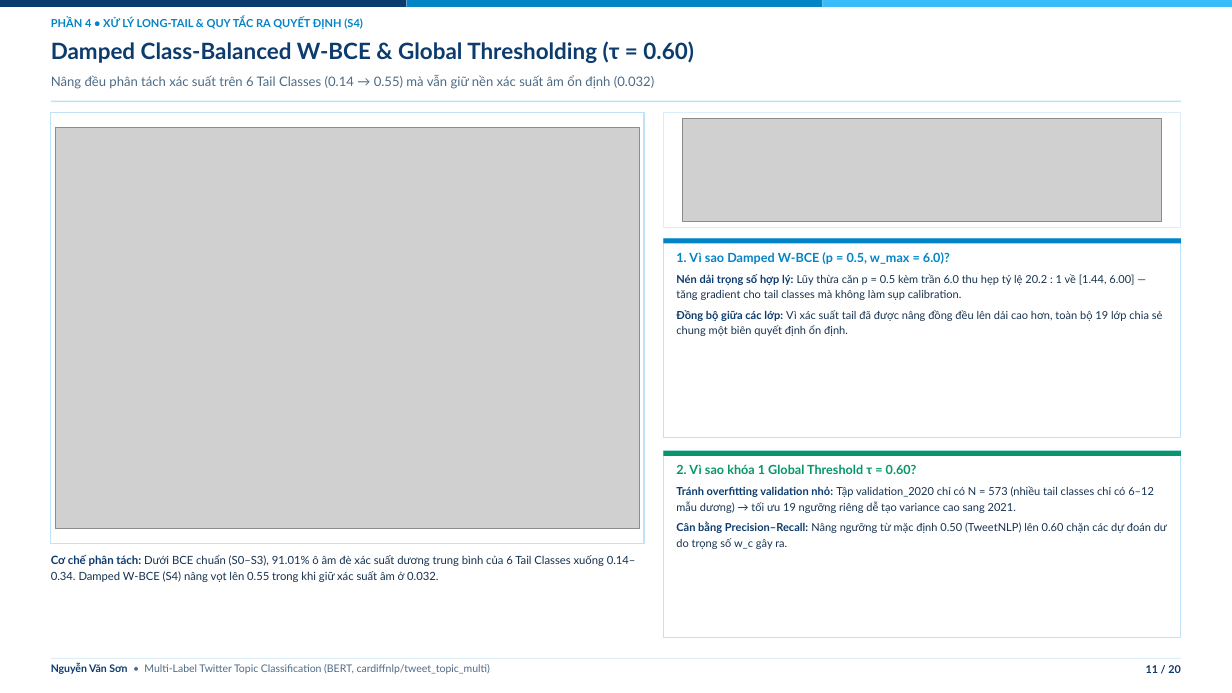
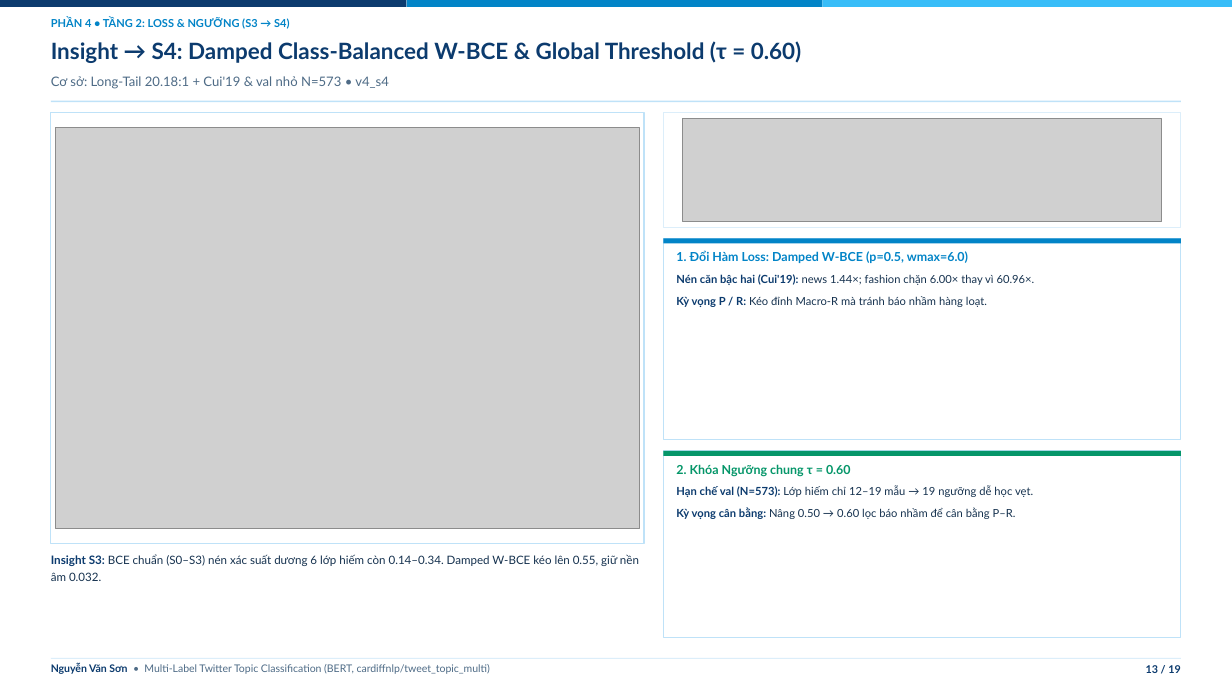
Before and after one commit to cakho6179/tweet_topic_benchmark, a slide deck: slide 13 of presentation/tweet_topic_bert_evaluation.pptx (slide 11 before the commit). Drawn at 1232x693 pixels with LibreOffice and Linux fonts; fonts in the diff are those of the drawing; grey boxes stand for pictures; background and template pictures are left out. Boxes give left, top, right and bottom in pixels: in the first picture for what was removed or moved away, otherwise in the second. Text is boxed around its words. In the diff, an @@ line names an element or a change of style, - is before the commit and + after.

```diff
--- a/presentation/tweet_topic_bert_evaluation.pptx
+++ b/presentation/tweet_topic_bert_evaluation.pptx
@@ text at [51,18,289,29]: text changed @@
-PHẦN 4 • XỬ LÝ LONG-TAIL & QUY TẮC RA QUYẾT ĐỊNH (S4)
+PHẦN 4 • TẦNG 2: LOSS & NGƯỠNG (S3 → S4)
@@ text at [51,41,802,63]: text changed @@
-Damped Class-Balanced W-BCE & Global Thresholding (τ = 0.60)
+Insight → S4: Damped Class-Balanced W-BCE & Global Threshold (τ = 0.60)
@@ text at [51,76,389,89]: text changed @@
-Nâng đều phân tách xác suất trên 6 Tail Classes (0.14 → 0.55) mà vẫn giữ nền xác suất âm ổn định (0.032)
+Cơ sở: Long-Tail 20.18:1 + Cui'19 & val nhỏ N=573 • v4_s4
@@ text at [676,251,1035,307]: text changed; size 8.6 to 8.7 pt @@
-1. Vì sao Damped W-BCE (p = 0.5, w_max = 6.0)?
-Nén dải trọng số hợp lý: Lũy thừa căn p = 0.5 kèm trần 6.0 thu hẹp tỷ lệ 20.2 : 1 về [1.44, 6.00] — tăng gradient cho tail classes mà không làm sụp calibration.
-Đồng bộ giữa các lớp: Vì xác suất tail đã được nâng đồng đều lên dải cao hơn, toàn bộ 19 lớp chia sẻ chung một biên quyết định ổn định.
+1. Đổi Hàm Loss: Damped W-BCE (p=0.5, wmax=6.0)
+Nén căn bậc hai (Cui'19): news 1.44×; fashion chặn 6.00× thay vì 60.96×.
+Kỳ vọng P / R: Kéo đỉnh Macro-R mà tránh báo nhầm hàng loạt.
@@ text at [676,464,1033,519]: text changed; size 8.6 to 8.7 pt @@
-2. Vì sao khóa 1 Global Threshold τ = 0.60?
-Tránh overfitting validation nhỏ: Tập validation_2020 chỉ có N = 573 (nhiều tail classes chỉ có 6–12 mẫu dương) → tối ưu 19 ngưỡng riêng dễ tạo variance cao sang 2021.
-Cân bằng Precision–Recall: Nâng ngưỡng từ mặc định 0.50 (TweetNLP) lên 0.60 chặn các dự đoán dư do trọng số w_c gây ra.
+2. Khóa Ngưỡng chung τ = 0.60
+Hạn chế val (N=573): Lớp hiếm chỉ 12–19 mẫu → 19 ngưỡng dễ học vẹt.
+Kỳ vọng cân bằng: Nâng 0.50 → 0.60 lọc báo nhầm để cân bằng P–R.
@@ text at [51,554,639,581]: text changed; size 8.8 to 9 pt @@
-Cơ chế phân tách: Dưới BCE chuẩn (S0–S3), 91.01% ô âm đè xác suất dương trung bình của 6 Tail Classes xuống 0.14–0.34. Damped W-BCE (S4) nâng vọt lên 0.55 trong khi giữ xác suất âm ở 0.032.
+Insight S3: BCE chuẩn (S0–S3) nén xác suất dương 6 lớp hiếm còn 0.14–0.34. Damped W-BCE kéo lên 0.55, giữ nền âm 0.032.
@@ text at [1146,665,1180,673]: text changed @@
-11 / 20
+13 / 19
```
Also in this commit, not shown: 11 other slides changed, 7 slides added, 8 slides removed, 16 other files.
